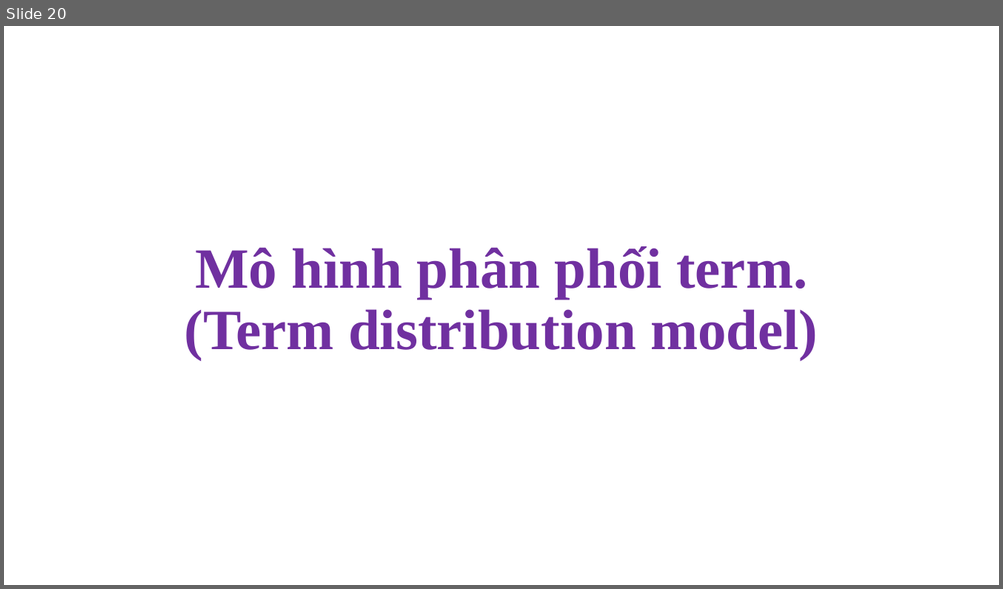
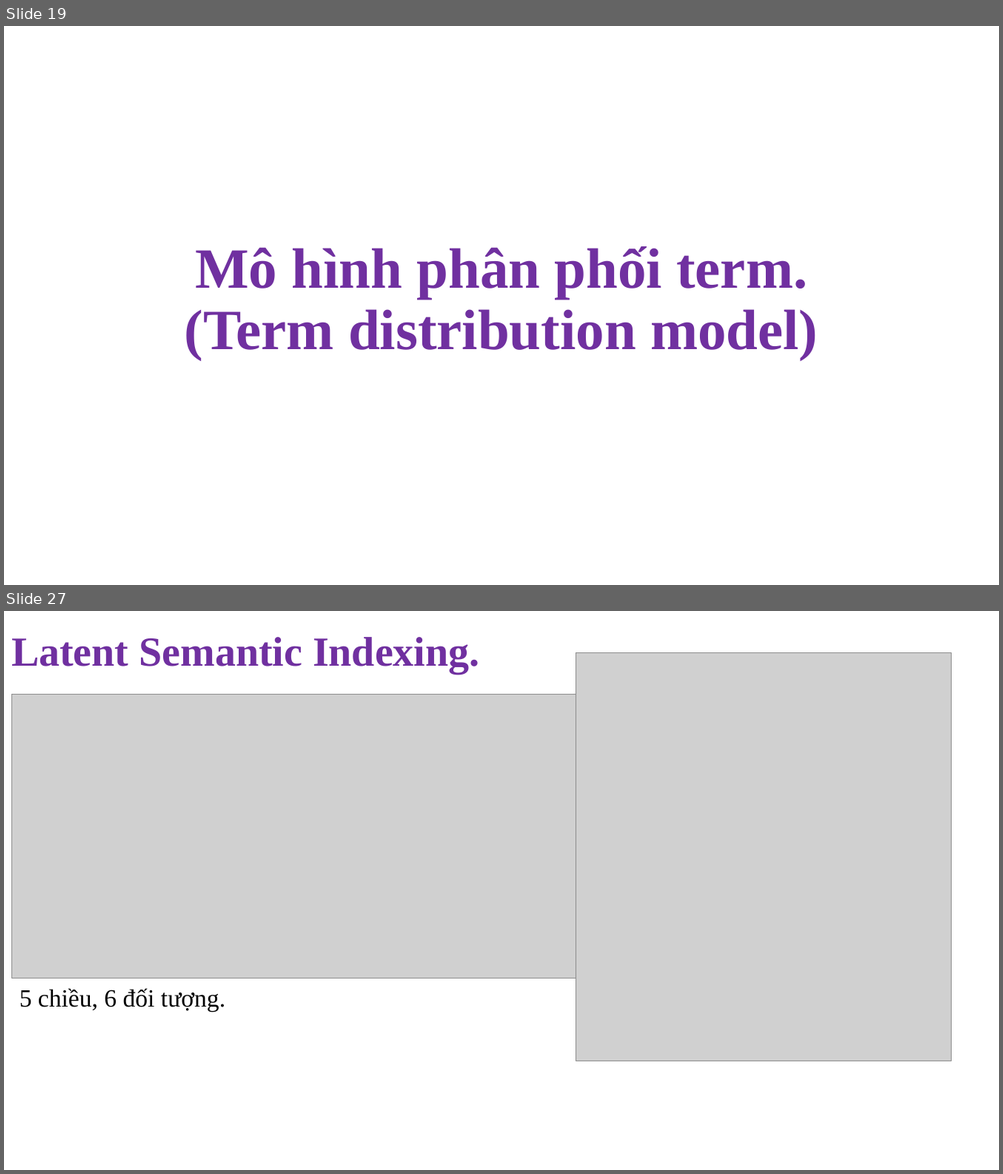
Before and after one commit to NghiLamPhuc/NLP., a slide deck: IR/Presentation1.pptx. Shown one above the other, each under a label of ours: slide 20 before the commit, slides 19 and 27 after it; the slides between them are not shown. The pictures are 1003x589 and 1003x1174 pixels, drawn with LibreOffice and Linux fonts; fonts in the diff are those of the drawing; grey boxes stand for pictures. Boxes give left, top, right and bottom in pixels: in the first picture for what was removed or moved away, otherwise in the second. Text is boxed around its words. In the diff, an @@ line names an element or a change of style, - is before the commit and + after.

```diff
--- a/IR/Presentation1.pptx
+++ b/IR/Presentation1.pptx
@@ slide 27 added at (4,611,999,1170), background #FFFFFF @@
@@ text added at (11,637,479,673), 40 pt, text #7030A0, bold @@
+Latent Semantic Indexing.
@@ picture added at (576,652,951,1062) @@
@@ picture added at (12,694,576,979) @@
@@ text added at (20,988,225,1012), 24 pt, text #000000 @@
+5 chiều, 6 đối tượng.
@@ what was slide 20 is now slide 19 @@
```
Also in this commit, not shown: 3 slides changed, 10 other slides added, 1 slide removed, 19 other files.
